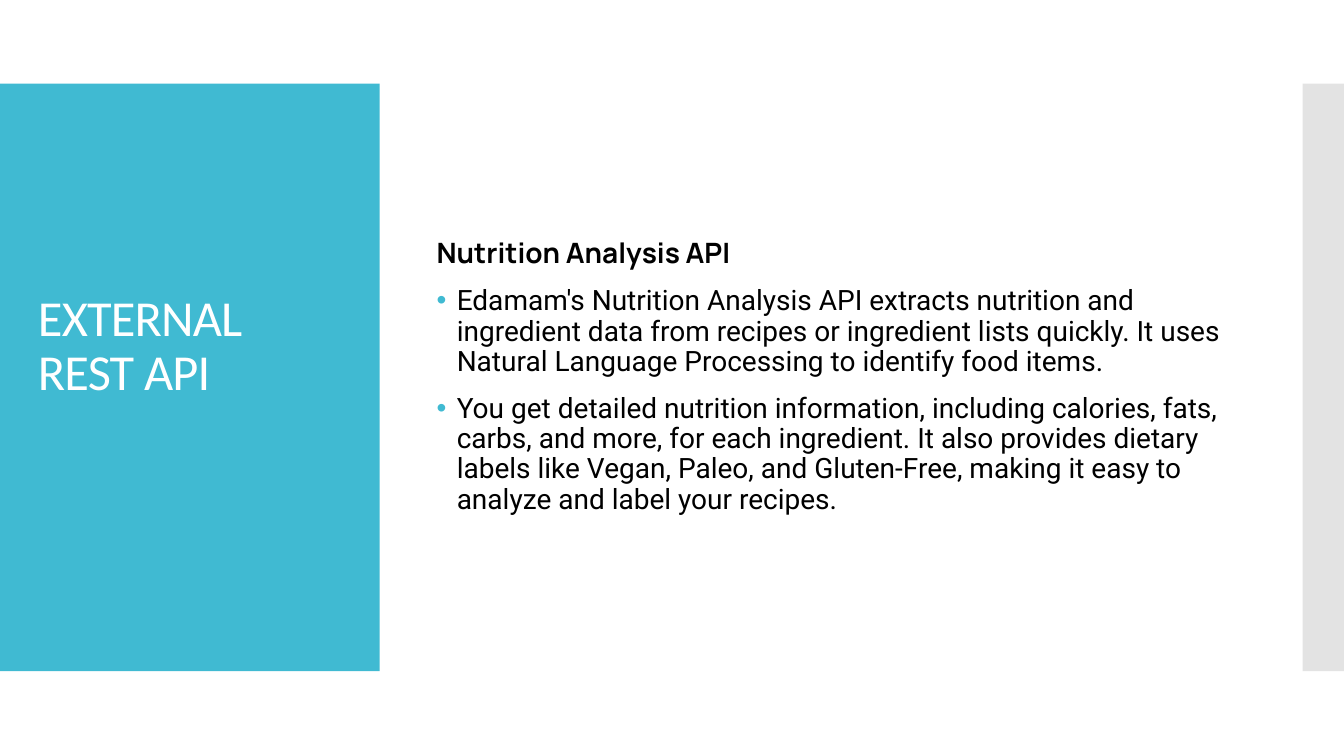
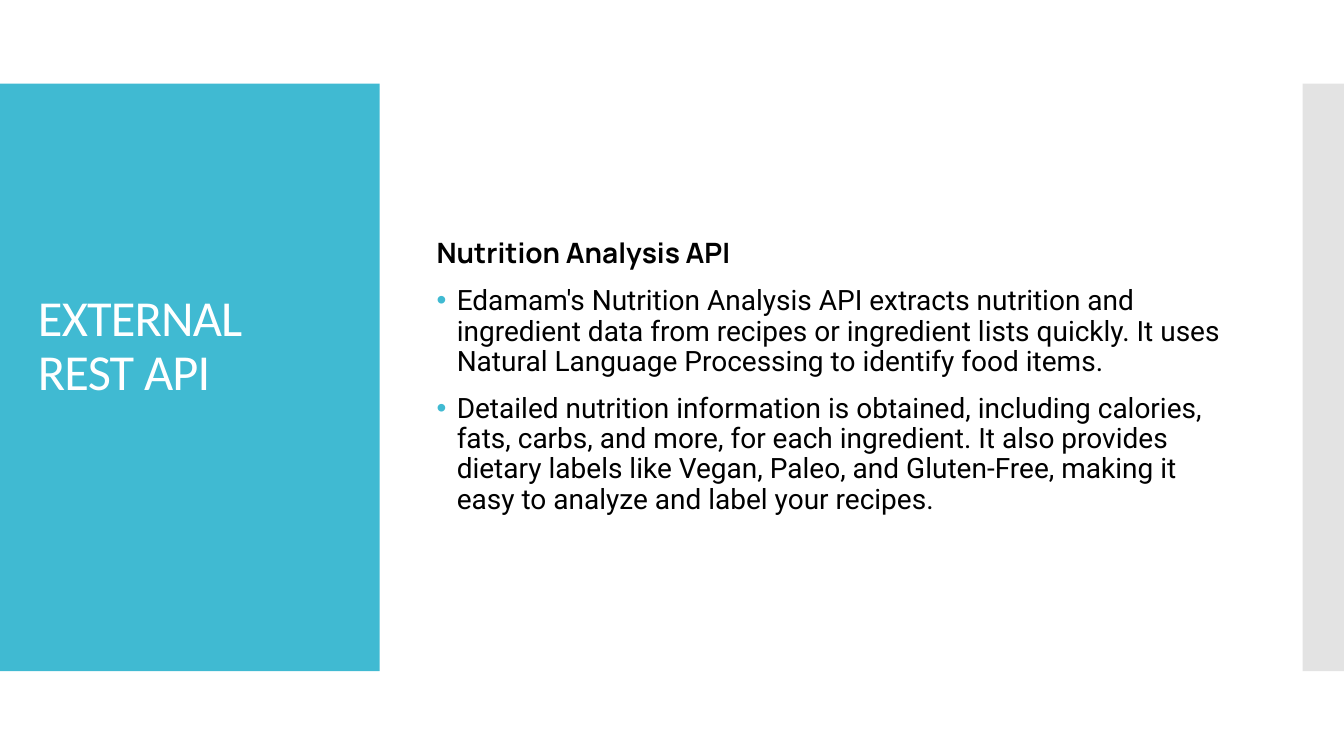
Before and after one commit to mp-balaji/nutrition_analysis_rest_api, a slide deck: slide 9 of Assets/Cloud computing mini project.pptx. Drawn at 1344x756 pixels with LibreOffice and Linux fonts; fonts in the diff are those of the drawing. Boxes give left, top, right and bottom in pixels: in the first picture for what was removed or moved away, otherwise in the second. Text is boxed around its words. In the diff, an @@ line names an element or a change of style, - is before the commit and + after.

```diff
--- a/Assets/Cloud computing mini project.pptx
+++ b/Assets/Cloud computing mini project.pptx
@@ text at (457, 396, 1202, 515): text changed @@
-• You get detailed nutrition information, including calories, fats, carbs, and more, for each ingredient. It also provides dietary labels like Vegan, Paleo, and Gluten-Free, making it easy to analyze and label your recipes.
+• Detailed nutrition information is obtained, including calories, fats, carbs, and more, for each ingredient. It also provides dietary labels like Vegan, Paleo, and Gluten-Free, making it easy to analyze and label your recipes.
```
Also in this commit, not shown: 1 other slide changed.
